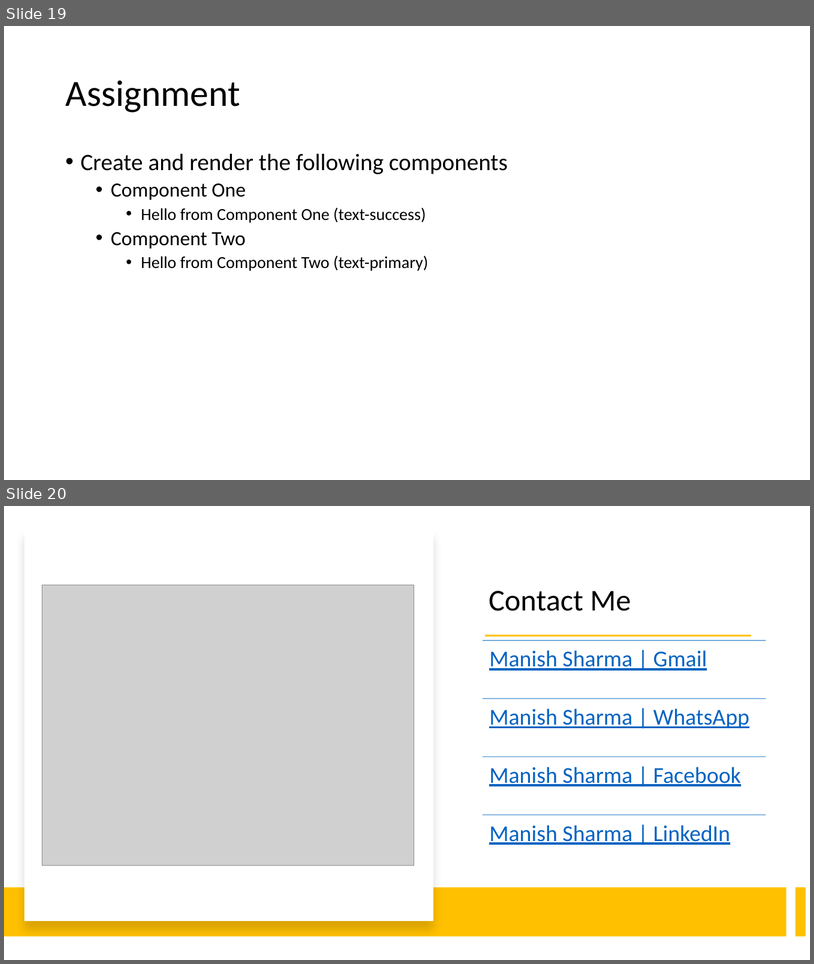
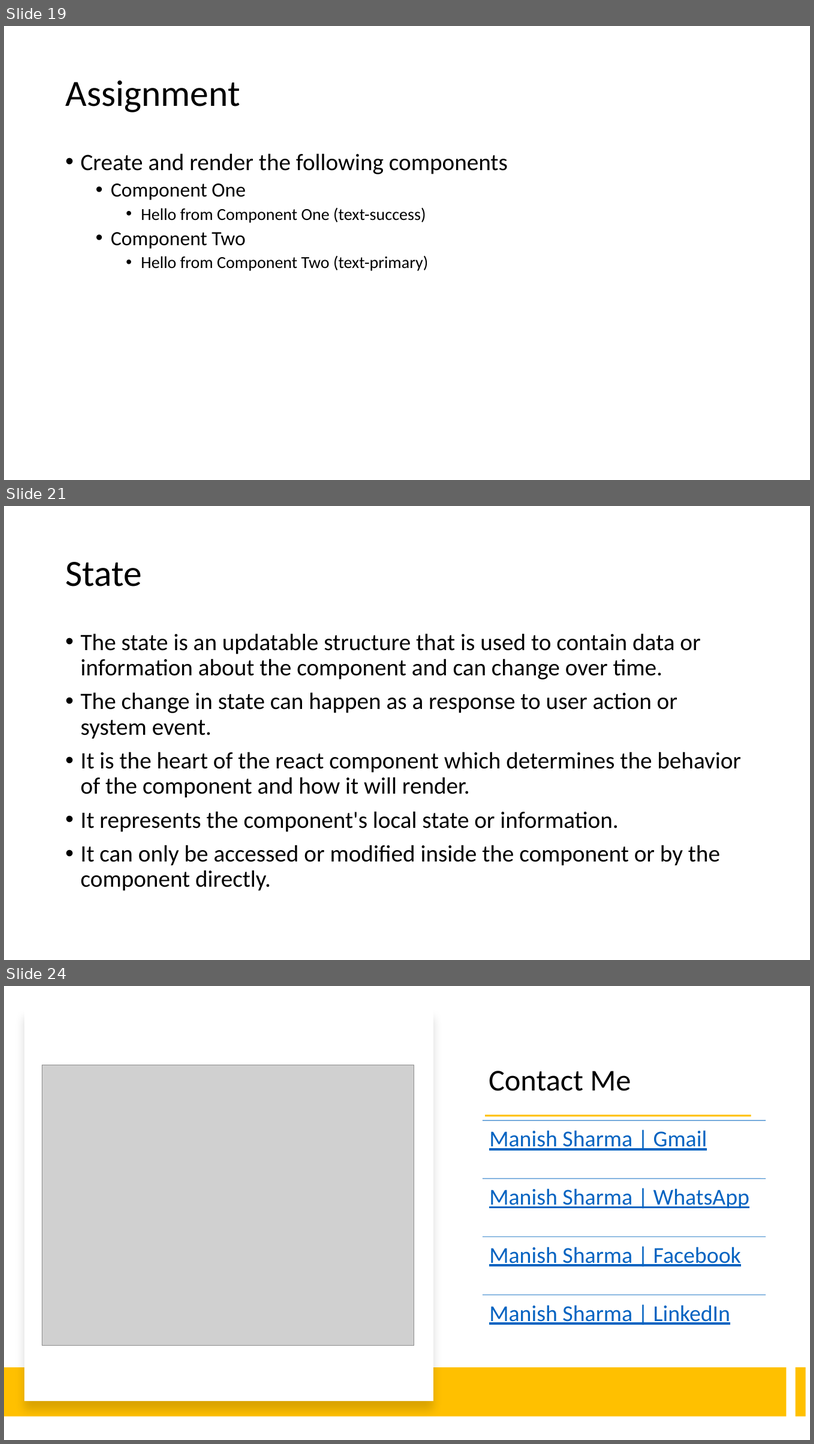
Before and after one commit to rath321/react-training-aug, a slide deck: Notes/React.pptx. Shown one above the other, each under a label of ours: slides 19 and 20 before the commit, slides 19, 21 and 24 after it; the slides between them are not shown. The pictures are 814x964 and 814x1444 pixels, drawn with LibreOffice and Linux fonts; fonts in the diff are those of the drawing; grey boxes stand for pictures. Boxes give left, top, right and bottom in pixels: in the first picture for what was removed or moved away, otherwise in the second. Text is boxed around its words. In the diff, an @@ line names an element or a change of style, - is before the commit and + after.

Commit message:
Component with State

```diff
--- a/Notes/React.pptx
+++ b/Notes/React.pptx
@@ slide 21 added at bbox=[4, 506, 810, 960], background #FFFFFF @@
@@ title added at bbox=[65, 562, 142, 586], 44 pt, text #000000 @@
+State
@@ text added at bbox=[81, 633, 741, 891], 28 pt, text #000000 @@
+• The state is an updatable structure that is used to contain data or information about the component and can change over time.
+• The change in state can happen as a response to user action or system event.
+• It is the heart of the react component which determines the behavior of the component and how it will render.
+• It represents the component's local state or information.
+• It can only be accessed or modified inside the component or by the component directly.
@@ what was slide 20 is now slide 24 @@
```
Also in this commit, not shown: 3 other slides added, 2 other files.
